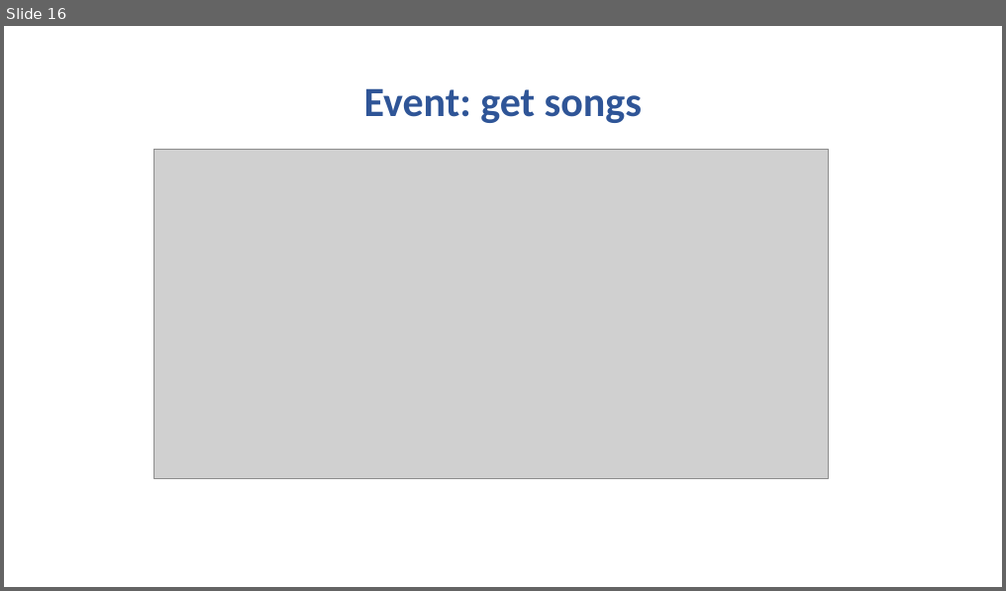
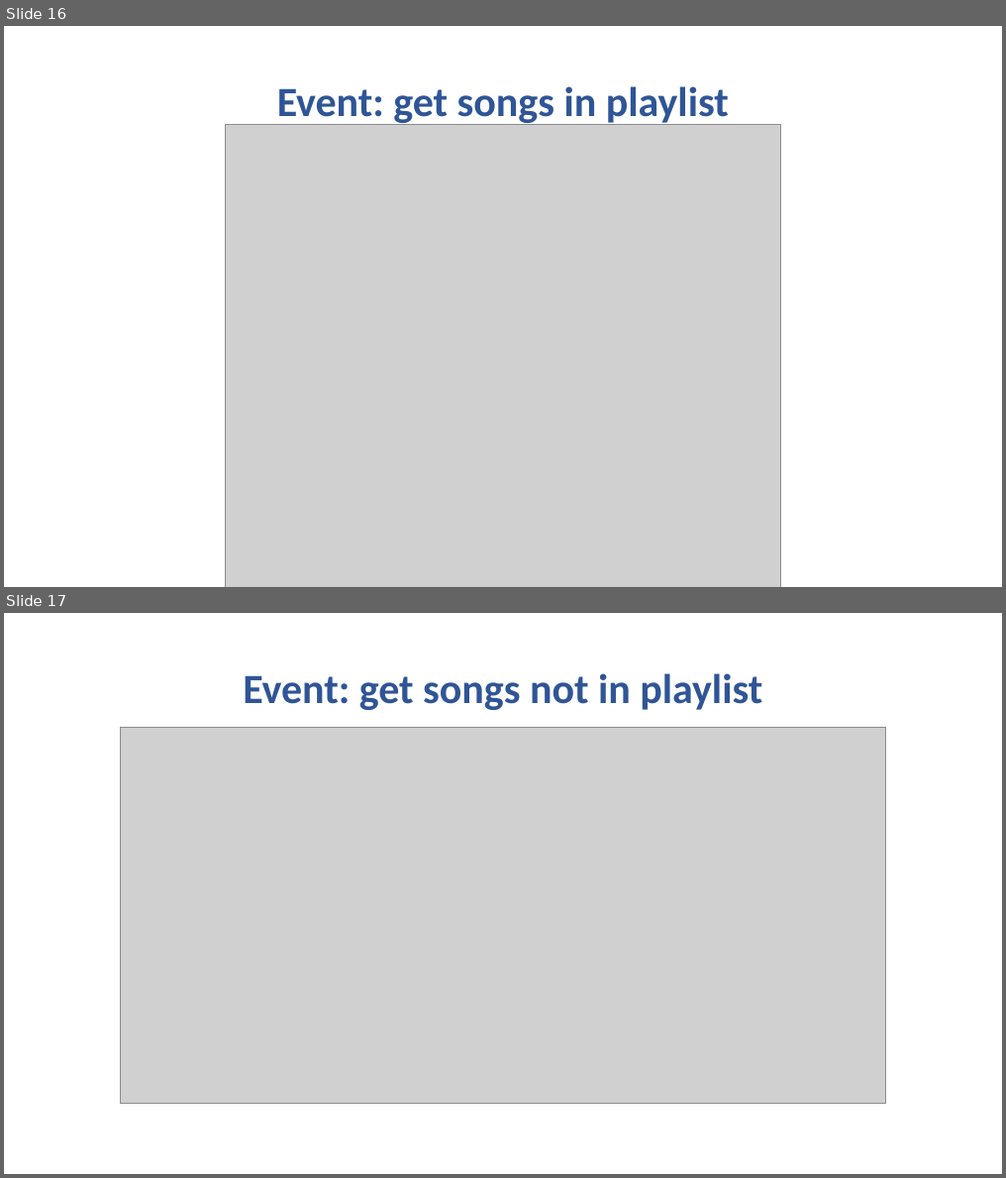
Before and after one commit to matteoNunz/ProgettoTIW_2, a slide deck: PlayList musicale - presentation.pptx. Shown one above the other, each under a label of ours: slide 16 before the commit, slides 16 and 17 after it. The pictures are 1006x591 and 1006x1178 pixels, drawn with LibreOffice and Linux fonts; fonts in the diff are those of the drawing; grey boxes stand for pictures. Boxes give left, top, right and bottom in pixels: in the first picture for what was removed or moved away, otherwise in the second. Text is boxed around its words. In the diff, an @@ line names an element or a change of style, - is before the commit and + after.

```diff
--- a/PlayList musicale - presentation.pptx
+++ b/PlayList musicale - presentation.pptx
@@ slide 17 added at (4, 613, 1002, 1174), background #FFFFFF @@
@@ title added at (243, 673, 762, 710), 40 pt, text #2F5597, bold @@
+Event: get songs not in playlist
@@ picture added at (120, 727, 886, 1103) @@
@@ slide 16 changed as well @@
@@ title at (277, 86, 729, 126): text changed @@
-Event: get songs
+Event: get songs in playlist
@@ picture: place and size @@
-picture at (154, 149, 829, 478)
+picture at (225, 125, 781, 587)
```
Also in this commit, not shown: 12 other slides changed, 7 other slides added, 4 slides removed.
